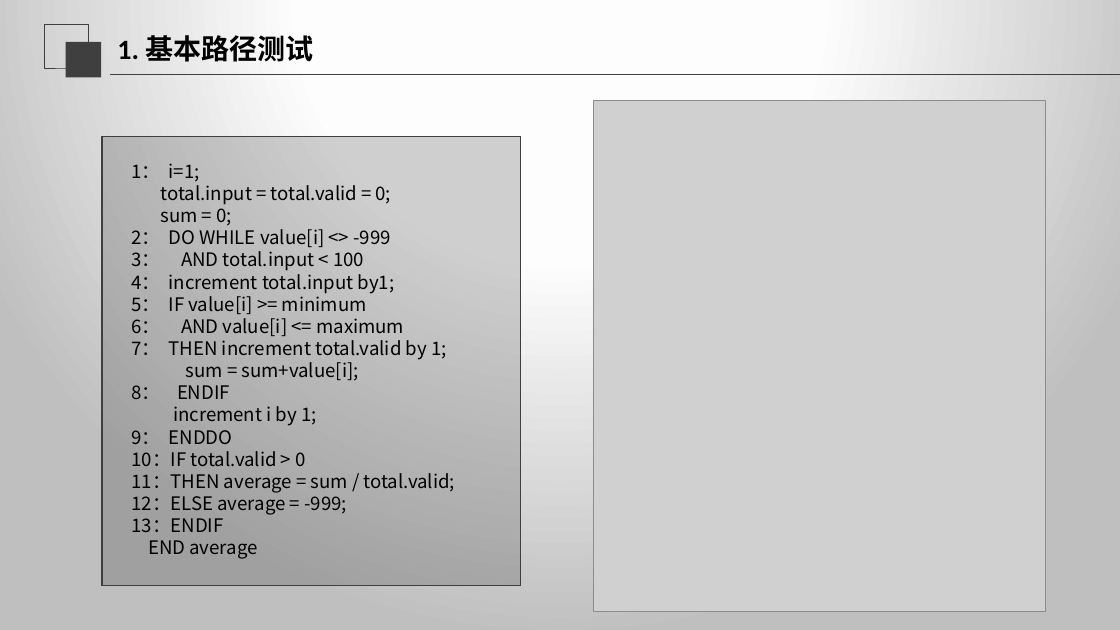
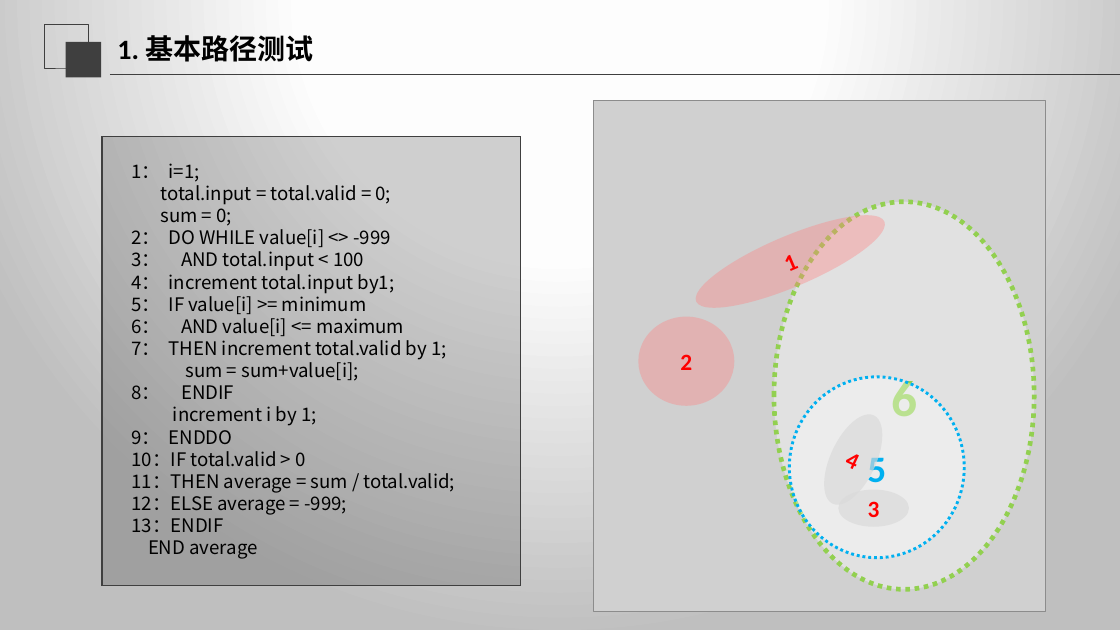
Before and after one commit to SE2020-G02/OurSudoku, a slide deck: slide 45 of SE2020-G02-实现阶段/翻转课堂 7.6白盒测试.pptx (slide 41 before the commit). Drawn at 1120x630 pixels with LibreOffice and Linux fonts; fonts in the diff are those of the drawing; grey boxes stand for pictures. Boxes give left, top, right and bottom in pixels: in the first picture for what was removed or moved away, otherwise in the second. Text is boxed around its words. In the diff, an @@ line names an element or a change of style, - is before the commit and + after.

```diff
--- a/SE2020-G02-实现阶段/翻转课堂 7.6白盒测试.pptx
+++ b/SE2020-G02-实现阶段/翻转课堂 7.6白盒测试.pptx
@@ ellipse added at <box>686,198,894,324</box>, fill #FF8080 at 37% opacity, 20 pt, text #FF0000, bold @@
+1
@@ ellipse added at <box>774,202,1034,589</box>, fill #FFFFFF at 37% opacity, outline #92D050 4 pt dashed, 44 pt, text #92D050, bold @@
+6
@@ ellipse added at <box>639,317,734,406</box>, fill #FF8080 at 37% opacity, 20 pt, text #FF0000, bold @@
+2
@@ ellipse added at <box>790,377,965,558</box>, fill #FFFFFF at 37% opacity, outline #00B0F0 2.5 pt dashed, 32 pt, text #00B0F0, bold @@
+5
@@ ellipse added at <box>812,406,895,513</box>, fill #D9D9D9 at 65% opacity, 20 pt, text #FF0000, bold @@
+4
@@ ellipse added at <box>839,490,909,527</box>, fill #D9D9D9 at 65% opacity, 20 pt, text #FF0000, bold @@
+3
```
Also in this commit, not shown: 20 other slides changed, 6 slides added, 1 slide removed, 2 other files.
